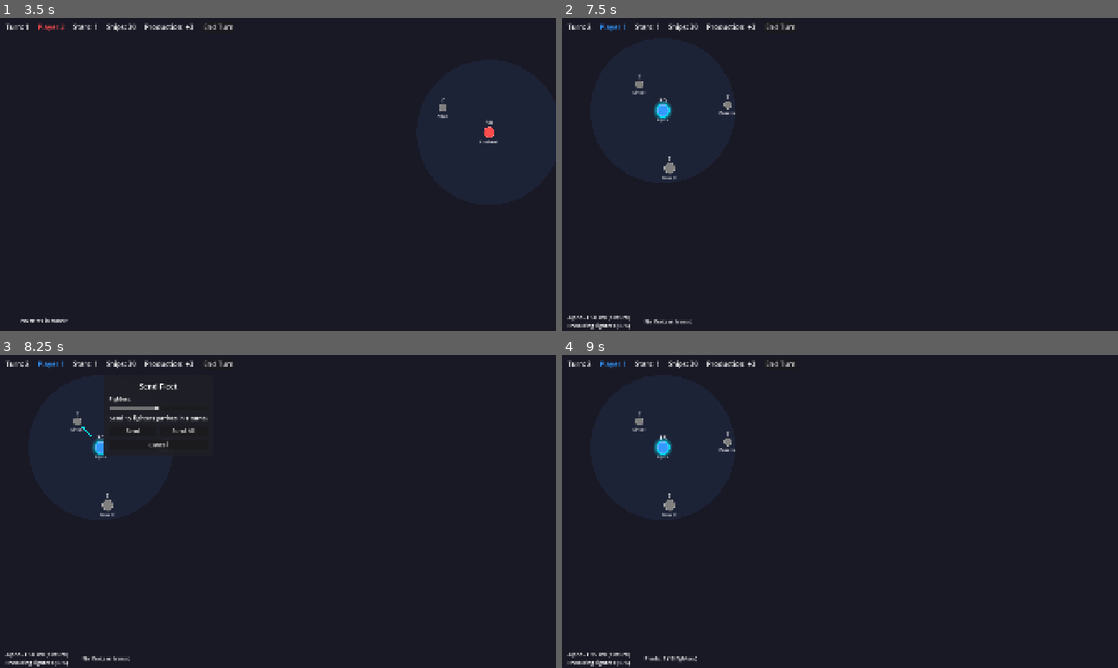
Above: before the commit, frames 1-4 (two rows, left to right).
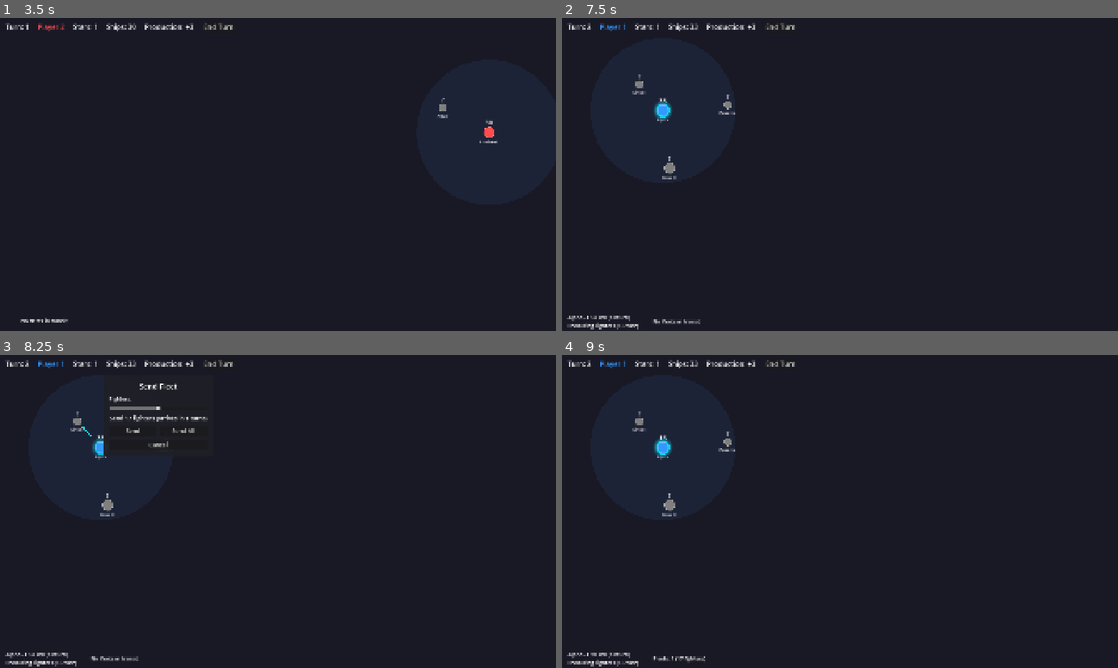
Above: after the commit, the same moments.

Repository: chrbayer/wrs
Game: Godot game, scene res://scenes/main.tscn
Two runs of this game, one before a commit and one after it. Both use one fixed random seed, a clock stepped at 60 frames per second and the inputs below.
Inputs (mouse positions are in pixels of both pictures, inside the frame that each line leads up to):
- Up to frame 1 (3.5 s): click "Start Game" at 0.5 s; click "Continue" at 1.25 s; click "End Turn" at 2 s; click "Continue" at 2.75 s
- Up to frame 2 (7.5 s): click "End Turn" at 3.5 s; click "End Turn" at 4.25 s; click "Continue" at 5 s; tap Enter at 5.75, 7.25 s; move the mouse to (667, 168) at 5.77 s; click (667, 168) at 5.92 s; tap Space at 6.02, 6.5, 6.77 s; move the mouse to (728, 105) at 6.52 s; click (728, 105) at 6.67 s; move the mouse to (662, 111) at 7.27 s; click (662, 111) at 7.42 s
- Up to frame 3 (8.25 s): tap Space at 8 s; move the mouse to (77, 420) at 8.02 s; click (77, 420) at 8.17 s
- Up to frame 4 (9 s): tap Space at 8.27 s; click "Send" at 8.75 s

Frame 1 is identical in both runs. In frame 2, 0.1% of the frame differs, in the area x 5-25%, y 2-100%; in frame 3, 0.1%; in frame 4, 0.2%, in the area x 5-26%, y 2-100%.

Commit message:
Balance: remove maintenance penalty, simplify production, aggressive AI expansion
- Remove battery maintenance production penalty entirely (was 33%)
- Simplify fighter production to immediate delivery (+rate/turn)
- Keep bomber batch delivery (full rate every 2 turns, FUT-07)
- Increase battery damage 2.0 → 3.0 per round
- All non-Rush AIs expand aggressively to neutrals in mid phase
  (garrison 4, 60% fighters, no distance limit, neutrals before enemies)
- Update FUT-07-14-BEWERTUNG.md and REQUIREMENTS.md

Co-Authored-By: Claude Opus 4.6 <noreply@anthropic.com>

Diff:
--- a/scripts/ai_controller.gd
+++ b/scripts/ai_controller.gd
@@ -320,19 +320,19 @@
 	var max_dist: float = UniverseGenerator.MAX_SYSTEM_DISTANCE * 1.5
 
 	for sys in state["owned_systems"]:
-		if sys.fighter_count <= 10:
-			continue
-		for target in neutrals:
-			if _has_fleet_targeting(state, target["system_id"]):
-				continue
-			var dist: float = sys.global_position.distance_to(target["position"])
-			if dist > max_dist:
-				continue
-			if sys.fighter_count - 10 >= _estimate_strength(target) * 2.0:
-				var order: Dictionary = _build_fleet_order(sys, target["system_id"], 0.5, 0.0, 10)
+		if sys.fighter_count <= 4:
+			continue
+		# Neutrals: expand aggressively
+		if neutrals.size() > 0:
+			var target: Dictionary = _find_nearest_untargeted(sys.global_position, neutrals, state)
+			if not target.is_empty():
+				var order: Dictionary = _build_fleet_order(sys, target["system_id"], 0.6, 0.0, 4)
 				if not order.is_empty():
 					fleet_orders.append(order)
-				break
+					continue
+		# Enemies: cautious (fortress style)
+		if sys.fighter_count <= 10:
+			continue
 		for target in enemies:
 			if _has_fleet_targeting(state, target["system_id"]):
 				continue
@@ -372,16 +372,15 @@
 
 	if not attack_mode:
 		for sys in state["owned_systems"]:
-			if sys.fighter_count <= 8:
+			if sys.fighter_count <= 4:
 				continue
+			# Neutrals: expand aggressively
 			if neutrals.size() > 0:
 				var near: Dictionary = _find_nearest_untargeted(sys.global_position, neutrals, state)
 				if not near.is_empty():
-					var dist: float = sys.global_position.distance_to(near["position"])
-					if dist <= UniverseGenerator.MAX_SYSTEM_DISTANCE:
-						var order: Dictionary = _build_fleet_order(sys, near["system_id"], 0.5, 0.0, 8)
-						if not order.is_empty():
-							fleet_orders.append(order)
+					var order: Dictionary = _build_fleet_order(sys, near["system_id"], 0.6, 0.0, 4)
+					if not order.is_empty():
+						fleet_orders.append(order)
 	else:
 		var targets: Array = []
 		if weakest >= 0:
@@ -422,13 +421,23 @@
 
 	var enemies: Array = _get_known_enemies(state)
 	var neutrals: Array = _get_known_neutrals(state)
-	enemies.sort_custom(func(a, b): return a.get("production_rate", 1) > b.get("production_rate", 1))
-	var targets: Array = enemies + neutrals
-
-	for sys in state["owned_systems"]:
+
+	for sys in state["owned_systems"]:
+		if sys.fighter_count <= 4 and sys.bomber_count <= 0:
+			continue
+		# Neutrals: expand aggressively with fighters
+		if neutrals.size() > 0:
+			var near: Dictionary = _find_nearest_untargeted(sys.global_position, neutrals, state)
+			if not near.is_empty():
+				var order: Dictionary = _build_fleet_order(sys, near["system_id"], 0.6, 0.0, 4)
+				if not order.is_empty():
+					fleet_orders.append(order)
+					continue
+		# Enemies: bomber strikes on high-value targets
 		if sys.fighter_count <= 6 and sys.bomber_count <= 0:
 			continue
-		for target in targets:
+		enemies.sort_custom(func(a, b): return a.get("production_rate", 1) > b.get("production_rate", 1))
+		for target in enemies:
 			if _has_fleet_targeting(state, target["system_id"]):
 				continue
 			var order: Dictionary = _build_fleet_order(sys, target["system_id"], 0.6, 0.8, 6)
@@ -467,17 +476,25 @@
 			production_changes.append({"system_id": sys.system_id, "mode": StarSystem.ProductionMode.FIGHTERS})
 
 	var neutrals: Array = _get_known_neutrals(state)
-	for sys in state["owned_systems"]:
-		if sys.fighter_count <= 8:
-			continue
+	var enemies: Array = _get_known_enemies(state)
+	for sys in state["owned_systems"]:
+		if sys.fighter_count <= 4:
+			continue
+		# Neutrals: expand aggressively
 		if neutrals.size() > 0:
 			var near: Dictionary = _find_nearest_untargeted(sys.global_position, neutrals, state)
 			if not near.is_empty():
-				var dist: float = sys.global_position.distance_to(near["position"])
-				if dist <= UniverseGenerator.MAX_SYSTEM_DISTANCE * 1.2:
-					var order: Dictionary = _build_fleet_order(sys, near["system_id"], 0.5, 0.0, 8)
-					if not order.is_empty():
-						fleet_orders.append(order)
+				var order: Dictionary = _build_fleet_order(sys, near["system_id"], 0.6, 0.0, 4)
+				if not order.is_empty():
+					fleet_orders.append(order)
+					continue
+		# Enemies: moderate aggression
+		if enemies.size() > 0 and sys.fighter_count > 8:
+			var target: Dictionary = _find_nearest_untargeted(sys.global_position, enemies, state)
+			if not target.is_empty():
+				var order: Dictionary = _build_fleet_order(sys, target["system_id"], 0.5, 0.0, 8)
+				if not order.is_empty():
+					fleet_orders.append(order)
 
 	return {"production_changes": production_changes, "fleet_orders": fleet_orders}
 
--- a/scripts/main.gd
+++ b/scripts/main.gd
@@ -662,10 +662,9 @@
 	maintain_battery_btn.button_pressed = system.maintaining_batteries
 
 	# Update button text to show current state
-	var rate_suffix = " (33%)" if system.maintaining_batteries else ""
-	produce_fighters_btn.text = "Produce Fighters" + rate_suffix
-	produce_bombers_btn.text = "Produce Bombers" + rate_suffix
-	upgrade_btn.text = "Upgrade Production (%d/%d)" % [system.production_rate, ShipTypes.MAX_PRODUCTION_RATE] + rate_suffix
+	produce_fighters_btn.text = "Produce Fighters"
+	produce_bombers_btn.text = "Produce Bombers"
+	upgrade_btn.text = "Upgrade Production (%d/%d)" % [system.production_rate, ShipTypes.MAX_PRODUCTION_RATE]
 	build_battery_btn.text = "Build Battery (%d/%d)" % [system.battery_count, ShipTypes.MAX_BATTERIES]
 
 	# Position action panel
--- a/scripts/ship_types.gd
+++ b/scripts/ship_types.gd
@@ -15,18 +15,16 @@
 const FIGHTER_DEFENSE: float = 1.0
 const BOMBER_DEFENSE: float = 0.67  # 2/3 defense
 
-# Production rates (batch delivery)
-const FIGHTER_PRODUCTION_RATE: float = 0.5  # Batch every 2 turns (6 turns with maintenance)
-const BOMBER_PRODUCTION_RATE: float = 0.5  # Batch every 2 turns (6 turns with maintenance)
+# Production rates
+const BOMBER_PRODUCTION_MULTIPLIER: float = 0.5  # Bombers produce at half rate (FUT-07)
 
 # Battery constants
 const MAX_BATTERIES: int = 5
 const BATTERY_VS_FIGHTER: float = 1.0  # Full effectiveness vs fighters
 const BATTERY_VS_BOMBER: float = 0.5  # Reduced effectiveness vs bombers
-const BATTERY_DAMAGE_PER_ROUND: float = 2.0  # Damage dealt per battery per round
+const BATTERY_DAMAGE_PER_ROUND: float = 3.0  # Damage dealt per battery per round
 const BATTERY_DECAY_PER_TURN: int = 1  # Battery points lost per turn without maintenance
 # Note: Battery build time now scales with level (1 turn for 1st, 2 for 2nd, etc.)
-const MAINTENANCE_PRODUCTION_MULTIPLIER: float = 1.0 / 3.0  # Production rate when maintaining batteries (1/3)
 
 # Production rate limits
 const MIN_PRODUCTION_RATE: int = 1
--- a/scripts/star_system.gd
+++ b/scripts/star_system.gd
@@ -24,9 +24,8 @@
 @export var battery_count: int = 0  # Defense batteries (max 3)
 
 var production_mode: ProductionMode = ProductionMode.FIGHTERS
-var maintaining_batteries: bool = false  # Independent toggle for battery maintenance
-var fighter_production_progress: float = 0.0  # Fighters use batch delivery (2 turns normally, 6 turns with maintenance)
-var bomber_production_progress: float = 0.0  # Bombers take 2 turns to produce
+var maintaining_batteries: bool = false  # Toggle to prevent battery decay (no production cost)
+var bomber_production_progress: float = 0.0  # Batch delivery every 2 turns
 var upgrade_progress: float = 0.0  # Progress towards next production rate
 var battery_build_progress: float = 0.0  # Progress towards next battery (2 turns per battery)
 
@@ -292,32 +291,21 @@
 	if owner_id < 0:  # Only owned systems produce
 		return
 
-	# Production rate multiplier: reduced when maintaining batteries
-	var rate_multiplier: float = ShipTypes.MAINTENANCE_PRODUCTION_MULTIPLIER if maintaining_batteries else 1.0
-
 	match production_mode:
 		ProductionMode.FIGHTERS:
-			# Fighters use batch delivery (2 turns normally, 6 turns with maintenance)
-			fighter_production_progress += ShipTypes.FIGHTER_PRODUCTION_RATE * rate_multiplier
-			if fighter_production_progress >= 1.0:
-				# Batch size = production_rate / PRODUCTION_RATE (e.g., rate 3 / 0.5 = 6 fighters)
-				fighter_count += int(production_rate / ShipTypes.FIGHTER_PRODUCTION_RATE)
-				fighter_production_progress = 0.0
+			fighter_count += production_rate
 		ProductionMode.BOMBERS:
-			# Bombers take 2 turns to produce at half rate (FUT-07)
-			bomber_production_progress += ShipTypes.BOMBER_PRODUCTION_RATE * rate_multiplier
+			# Half production rate (FUT-07): full batch every 2 turns
+			bomber_production_progress += ShipTypes.BOMBER_PRODUCTION_MULTIPLIER
 			if bomber_production_progress >= 1.0:
-				# Batch size = production_rate (half overall rate due to 2-turn cycle)
 				bomber_count += production_rate
 				bomber_production_progress = 0.0
 		ProductionMode.UPGRADE:
 			if production_rate < ShipTypes.MAX_PRODUCTION_RATE:
-				# Higher production rates take longer to upgrade
-				upgrade_progress += (1.0 / production_rate) * rate_multiplier
+				upgrade_progress += 1.0 / production_rate
 				if upgrade_progress >= 1.0:
 					production_rate += 1
 					upgrade_progress = 0.0
-					# Auto-switch back to fighters after upgrade
 					production_mode = ProductionMode.FIGHTERS
 		ProductionMode.BATTERY_BUILD:
 			if battery_count < ShipTypes.MAX_BATTERIES:
@@ -359,8 +347,6 @@
 func set_production_mode(mode: ProductionMode) -> void:
 	production_mode = mode
 	# Reset progress when switching modes
-	if mode != ProductionMode.FIGHTERS:
-		fighter_production_progress = 0.0
 	if mode != ProductionMode.BOMBERS:
 		bomber_production_progress = 0.0
 	if mode != ProductionMode.UPGRADE:
@@ -371,17 +357,15 @@
 
 ## Get current production mode as string
 func get_production_mode_string() -> String:
-	var suffix = " (33%)" if maintaining_batteries else ""
 	match production_mode:
 		ProductionMode.FIGHTERS:
-			var progress_pct = int(fighter_production_progress * 100)
-			return "Producing Fighters (%d%%)" % progress_pct + suffix
+			return "Producing Fighters (+%d/turn)" % production_rate
 		ProductionMode.BOMBERS:
-			var progress_pct = int(bomber_production_progress * 100)
-			return "Producing Bombers (%d%%)" % progress_pct + suffix
+			var progress_pct = int(bomber_production_progress / 1.0 * 100)
+			return "Producing Bombers (%d%%)" % progress_pct
 		ProductionMode.UPGRADE:
 			var progress_pct = int(upgrade_progress * 100)
-			return "Upgrading (%d%%)" % progress_pct + suffix
+			return "Upgrading (%d%%)" % progress_pct
 		ProductionMode.BATTERY_BUILD:
 			var progress_pct = int(battery_build_progress * 100)
 			return "Building Battery (%d%%)" % progress_pct
Not shown, changed: FUT-07-14-BEWERTUNG.md
Not shown, changed: REQUIREMENTS.md
